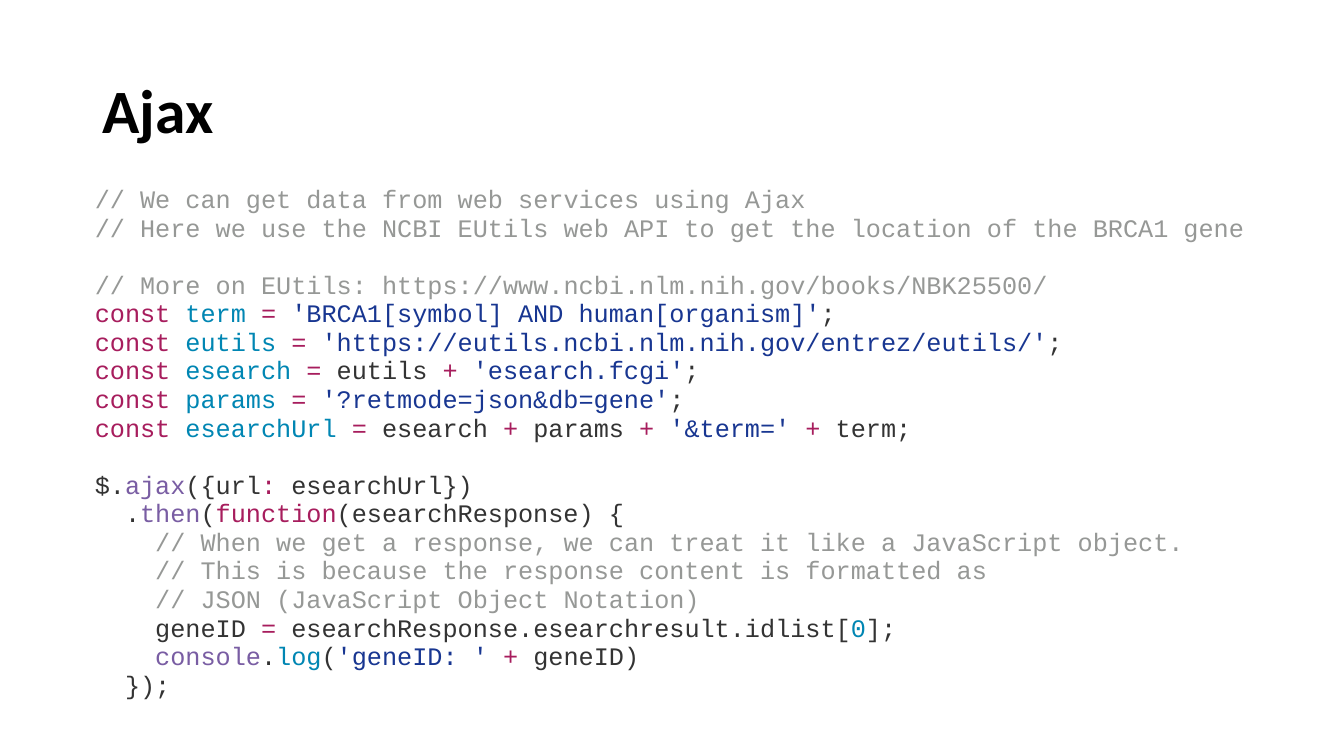
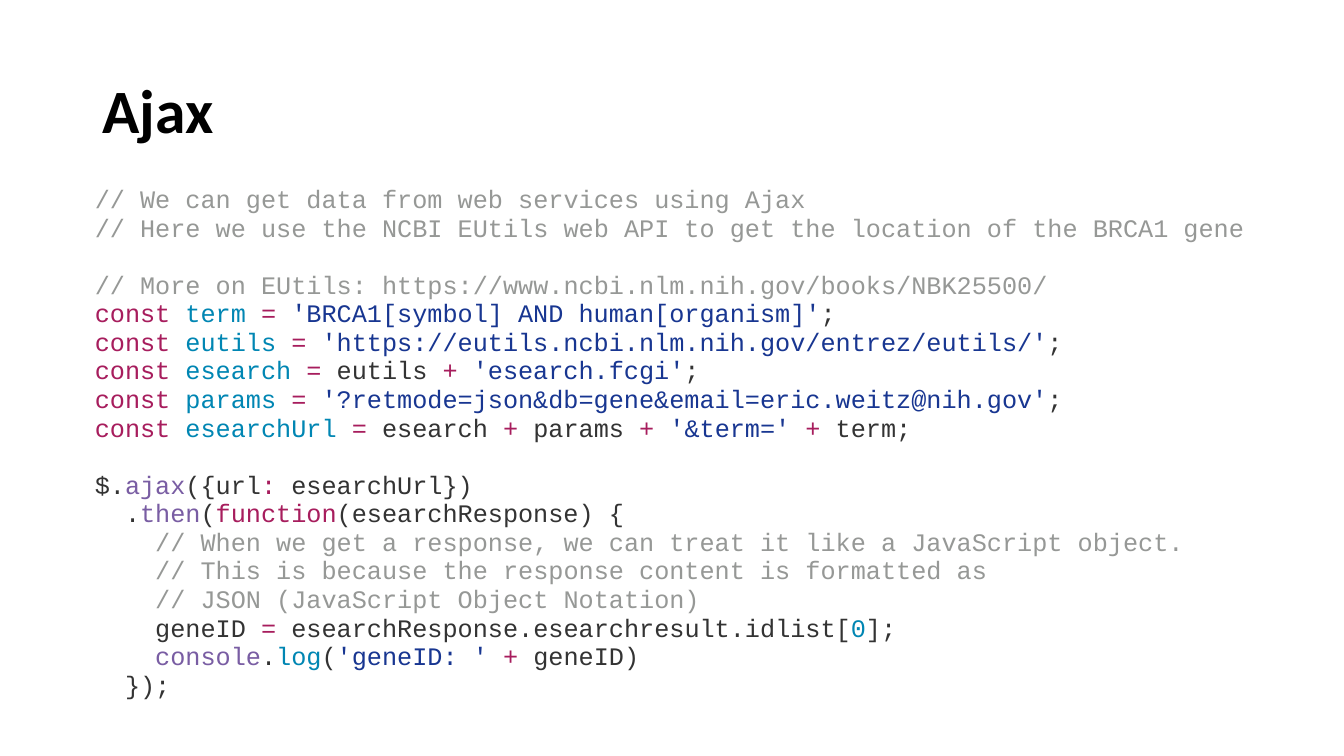
Before and after one commit to eweitz/hour-of-code-at-nih, a slide deck: slide 17 of learn-javascript-in-an-hour.pptx. Drawn at 1344x756 pixels with LibreOffice and Linux fonts; fonts in the diff are those of the drawing. Boxes give left, top, right and bottom in pixels: in the first picture for what was removed or moved away, otherwise in the second. Text is boxed around its words. In the diff, an @@ line names an element or a change of style, - is before the commit and + after.

```diff
--- a/learn-javascript-in-an-hour.pptx
+++ b/learn-javascript-in-an-hour.pptx
@@ table at (93,187,1252,733) @@
-row 1, column 1: // We can get data from web services using Ajax / // Here we use the NCBI EUtils web API to get the location of the BRCA1 gene / // More on EUtils: https://www.ncbi.nlm.nih.gov/books/NBK25500/ / const term = 'BRCA1[symbol] AND human[organism]'; / const eutils = 'https://eutils.ncbi.nlm.nih.gov/entrez/eutils/'; / const esearch = eutils + 'esearch.fcgi'; / const params = '?retmode=json&db=gene'; / const esearchUrl = esearch + params + '&term=' + term; / $.ajax({url: esearchUrl}) / .then(function(esearchResponse) { / // When we get a response, we can treat it like a JavaScript object. / // This is because the response content is formatted as / // JSON (JavaScript Object Notation) / geneID = esearchResponse.esearchresult.idlist[0]; / console.log('geneID: ' + geneID) / });
+row 1, column 1: // We can get data from web services using Ajax / // Here we use the NCBI EUtils web API to get the location of the BRCA1 gene / // More on EUtils: https://www.ncbi.nlm.nih.gov/books/NBK25500/ / const term = 'BRCA1[symbol] AND human[organism]'; / const eutils = 'https://eutils.ncbi.nlm.nih.gov/entrez/eutils/'; / const esearch = eutils + 'esearch.fcgi'; / const params = '?retmode=json&db=gene&email=eric.weitz@nih.gov'; / const esearchUrl = esearch + params + '&term=' + term; / $.ajax({url: esearchUrl}) / .then(function(esearchResponse) { / // When we get a response, we can treat it like a JavaScript object. / // This is because the response content is formatted as / // JSON (JavaScript Object Notation) / geneID = esearchResponse.esearchresult.idlist[0]; / console.log('geneID: ' + geneID) / });
```
Also in this commit, not shown: 3 other slides changed, 4 other files.
